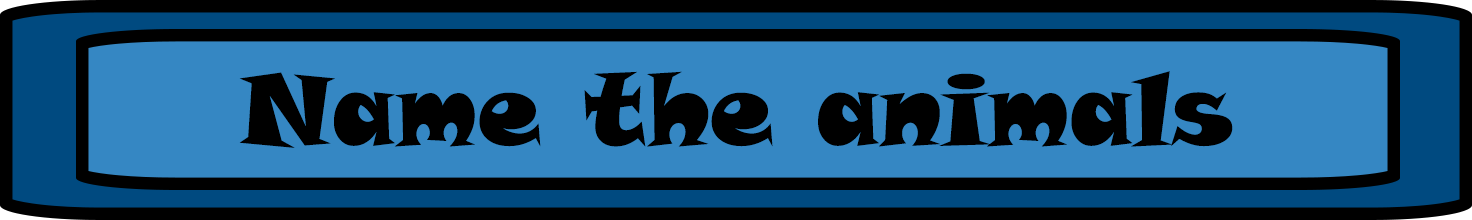
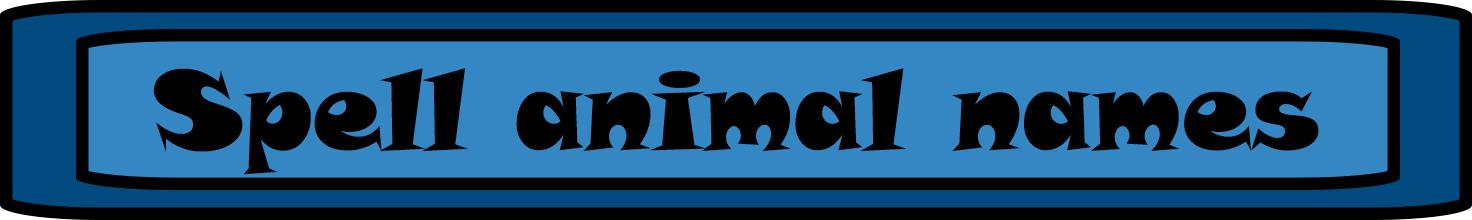
Layer changes from the first w=1472, h=220 image to the second:
renamed "Name the animals" to "Spell animal names", painted on it over [153, 68, 1319, 175]
